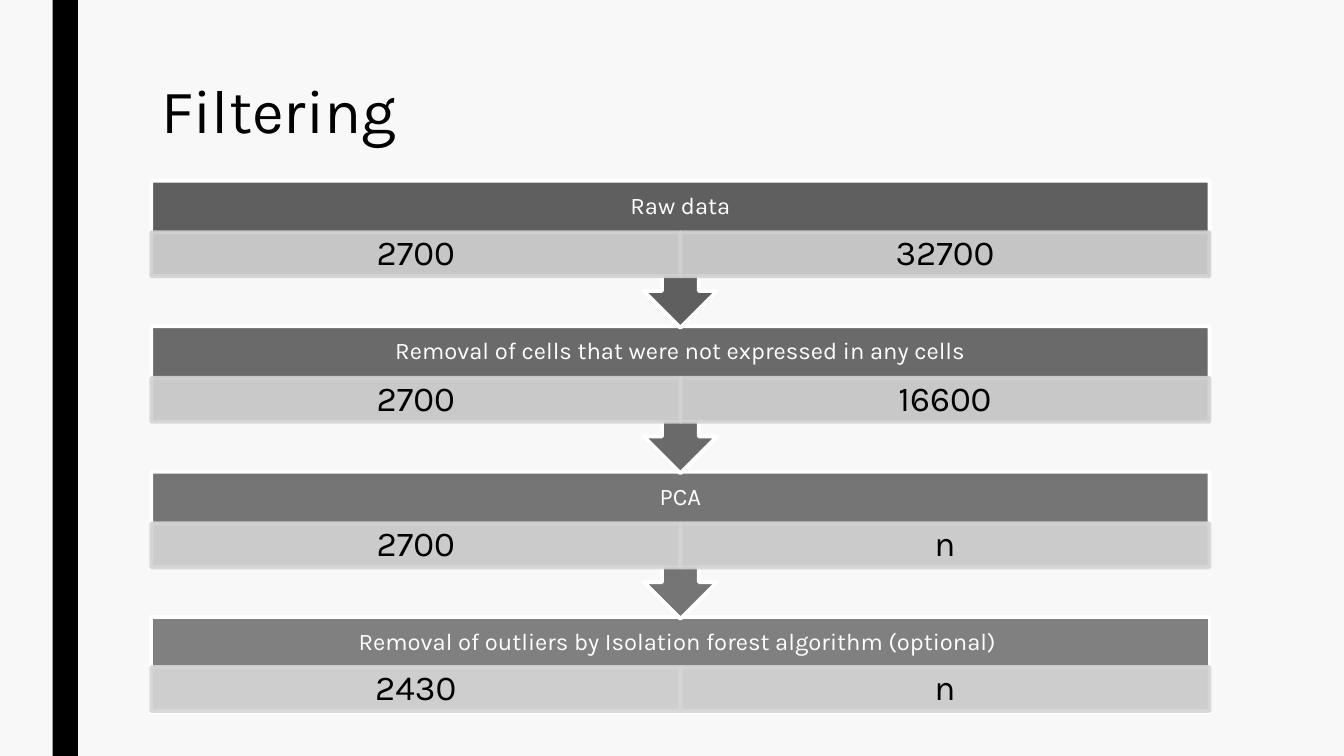
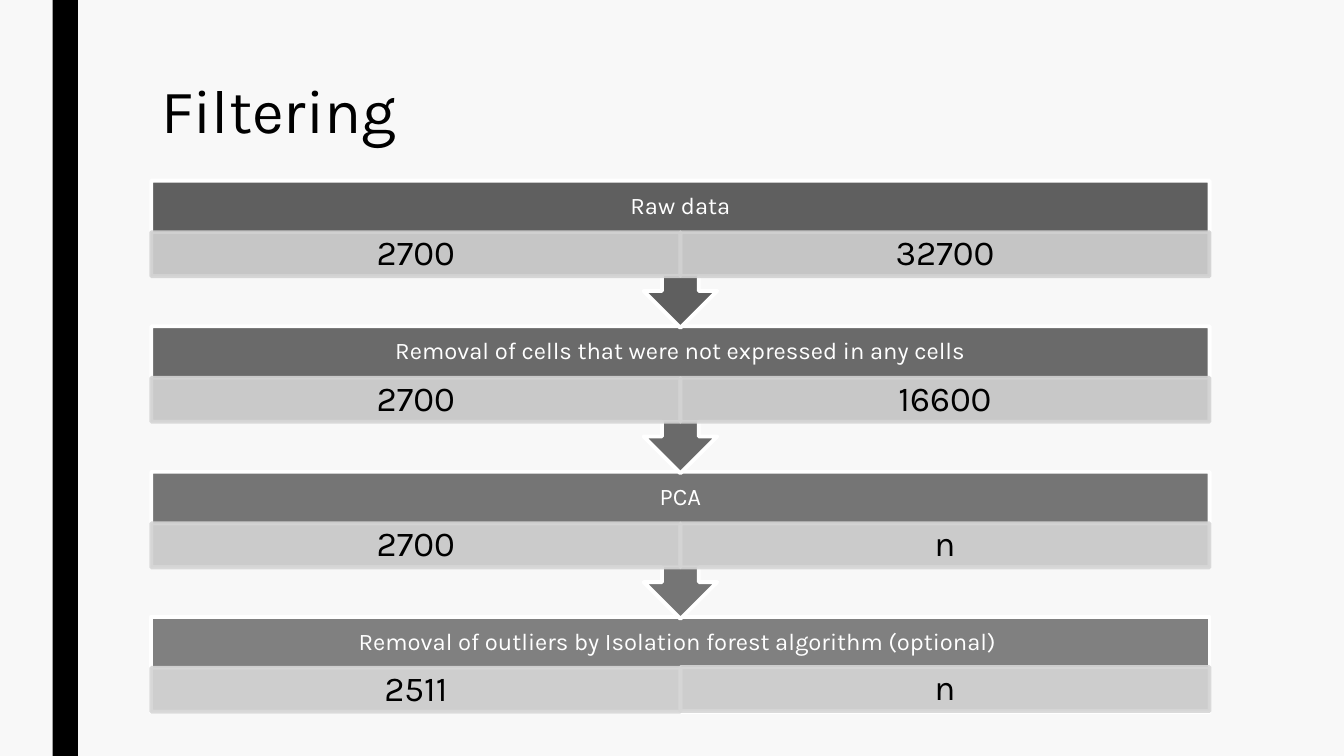
Before and after one commit to datascience-mobi/group-02-project-4-2, a slide deck: slide 4 of Project Proposal.pptx. Drawn at 1344x756 pixels with LibreOffice and Linux fonts; fonts in the diff are those of the drawing. Boxes give left, top, right and bottom in pixels: in the first picture for what was removed or moved away, otherwise in the second. Text is boxed around its words. In the diff, an @@ line names an element or a change of style, - is before the commit and + after.

```diff
--- a/Project Proposal.pptx
+++ b/Project Proposal.pptx
@@ text at (384, 678, 447, 702): text changed @@
-2430
+2511
```
